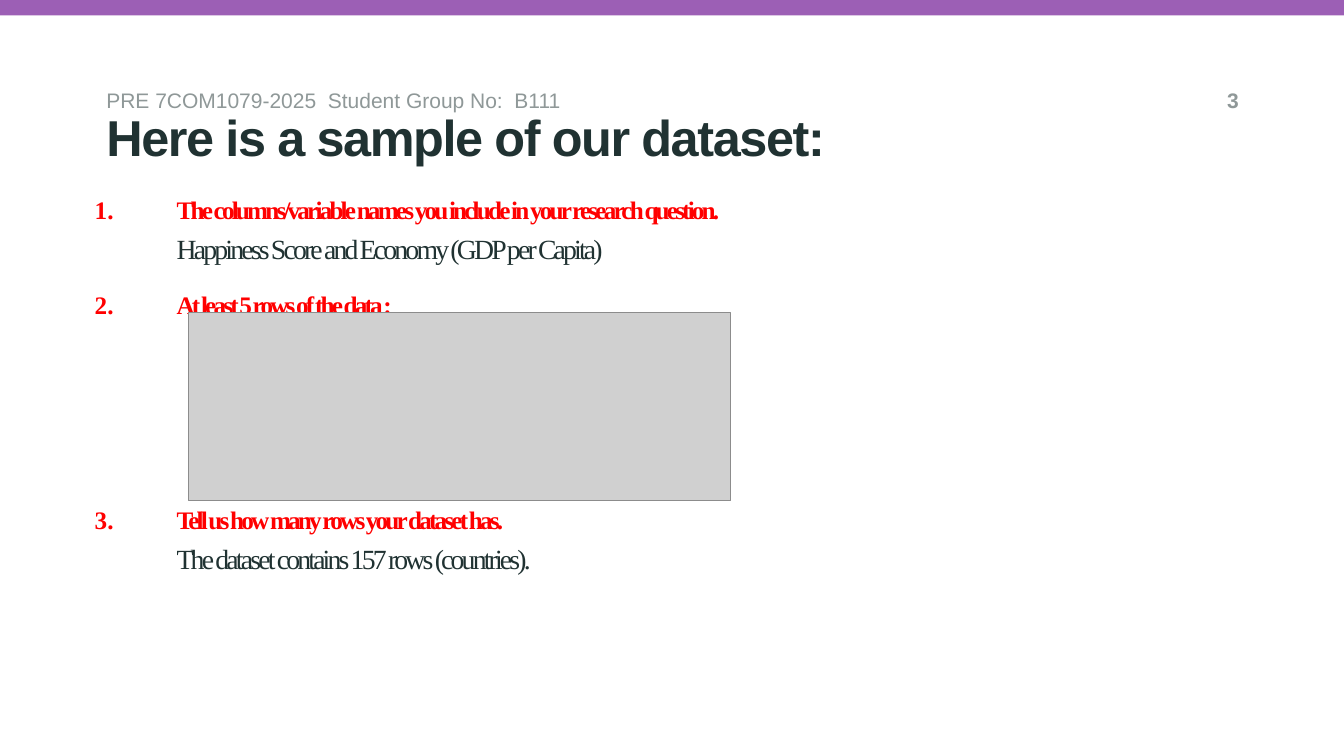
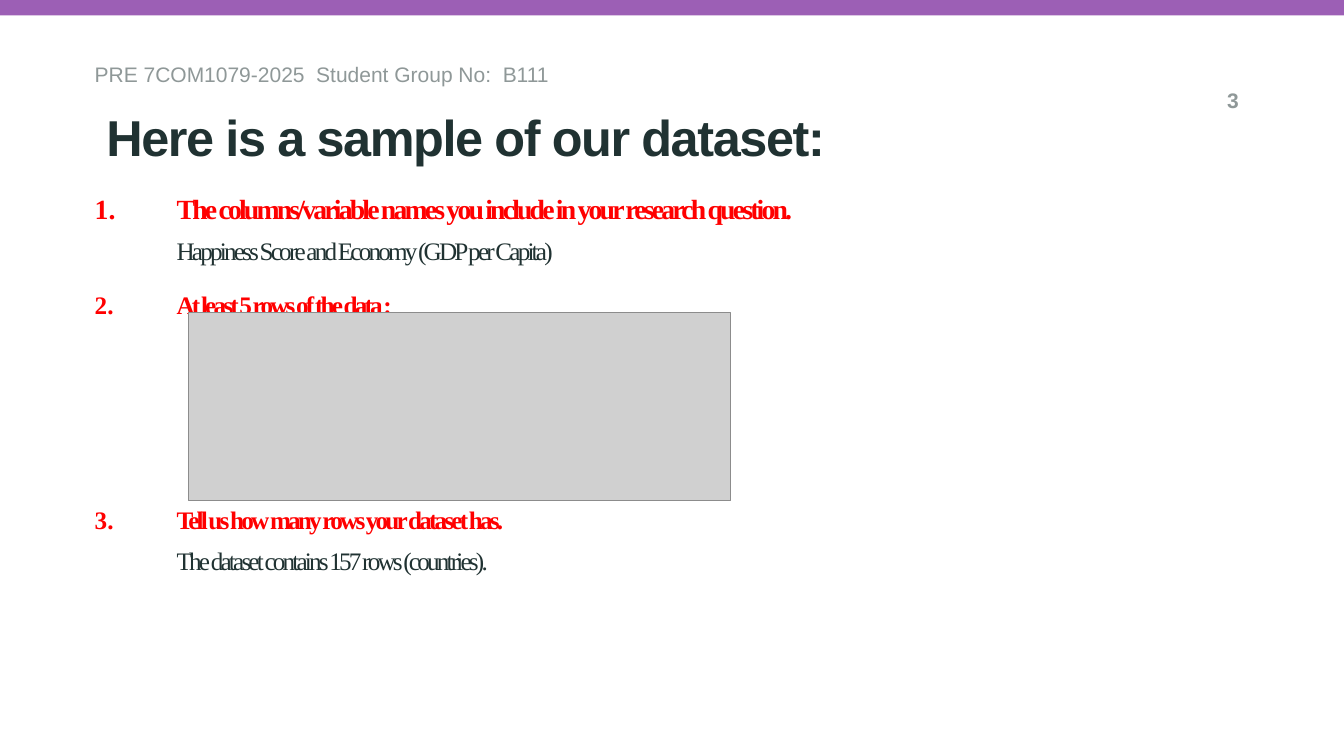
Before and after one commit to Soundarya-Halanuru-Rajan/B111-TeamReseearch, a slide deck: slide 2 of presentation.pptx. Drawn at 1344x756 pixels with LibreOffice and Linux fonts; fonts in the diff are those of the drawing; grey boxes stand for pictures; background and template pictures are left out. Boxes give left, top, right and bottom in pixels: in the first picture for what was removed or moved away, otherwise in the second. Text is boxed around its words. In the diff, an @@ line names an element or a change of style, - is before the commit and + after.

Commit message:
Reviewd and updated PPT Document, Added My Student ID, Removed few elements given in Template(Meant for guidance), did some size formatting and deleted repetative information

```diff
--- a/presentation.pptx
+++ b/presentation.pptx
@@ text "PRE 7COM1079-2025 Student Group No: ...": place and size @@
-text "PRE 7COM1079-2025 Student Group No: ..." at box(106, 93, 560, 112)
+text "PRE 7COM1079-2025 Student Group No: ..." at box(95, 67, 549, 87)
@@ title at box(177, 199, 793, 575): size 18 to 19.8 pt in "The columns/variable names you include in your ..."; size 19.8 to 18 pt in "Happiness Score and Economy (GDP per Capita)", "The dataset contains 157 rows (countries)." @@
```
Also in this commit, not shown: 6 other slides changed.
